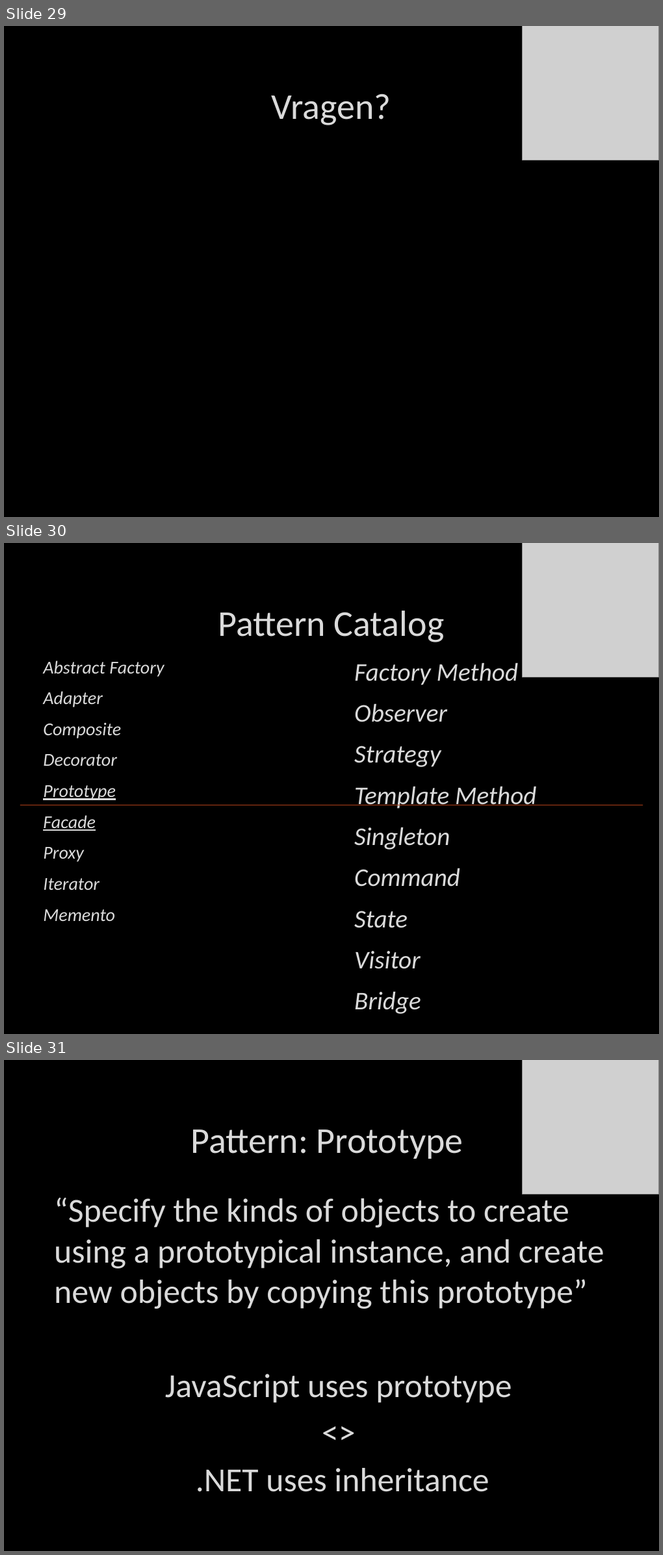
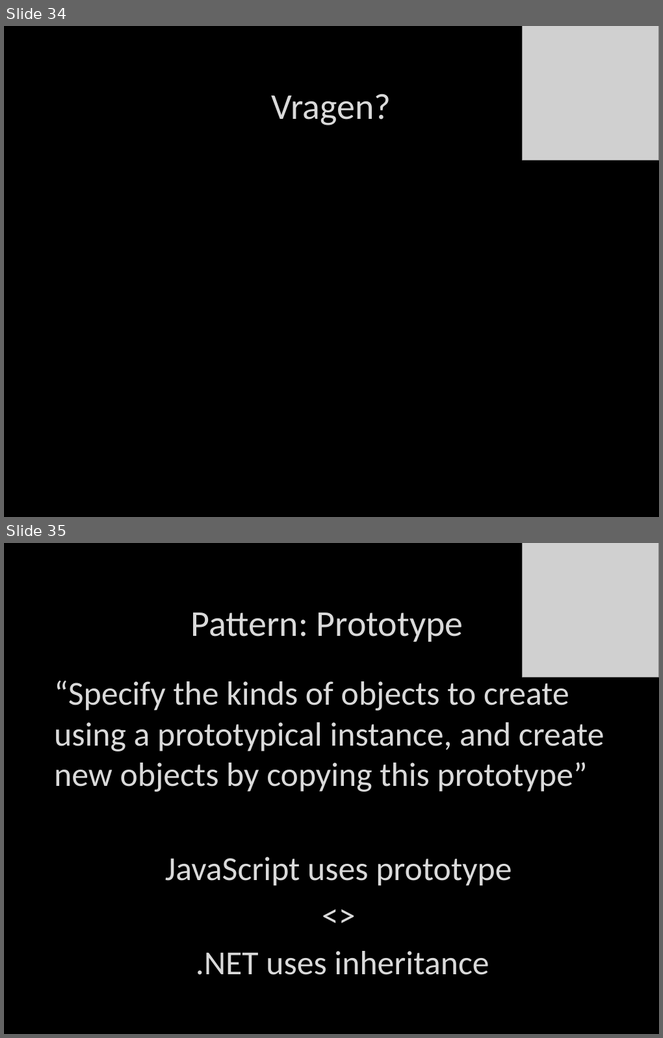
Before and after one commit to itenium-be/Talk-DesignPatterns, a slide deck: patterns.pptx. Shown one above the other, each under a label of ours: slides 29, 30 and 31 before the commit, slides 34 and 35 after it. The pictures are 663x1555 and 663x1038 pixels, drawn with LibreOffice and Linux fonts; fonts in the diff are those of the drawing; grey boxes stand for pictures; background and template pictures are left out. Boxes give left, top, right and bottom in pixels: in the first picture for what was removed or moved away, otherwise in the second. Text is boxed around its words. In the diff, an @@ line names an element or a change of style, - is before the commit and + after.

```diff
--- a/patterns.pptx
+++ b/patterns.pptx
@@ slide 30 removed at box(4, 543, 659, 1034), background picture (left out) @@
@@ picture removed at box(523, 543, 659, 677) @@
@@ title removed at box(218, 611, 445, 642) @@
-Pattern Catalog
@@ text removed at box(43, 661, 164, 921) @@
-Abstract Factory
-Adapter
-Composite
-Decorator
-Prototype
-Facade
-Proxy
-Iterator
-Memento
@@ text removed at box(354, 663, 536, 1014) @@
-Factory Method
-Observer
-Strategy
-Template Method
-Singleton
-Command
-State
-Visitor
-Bridge
@@ line removed from (20, 805) to (643, 805) @@
@@ what was slide 29 is now slide 34 @@
@@ what was slide 31 is now slide 35 @@
```
Also in this commit, not shown: 12 slides changed, 1 other file.
